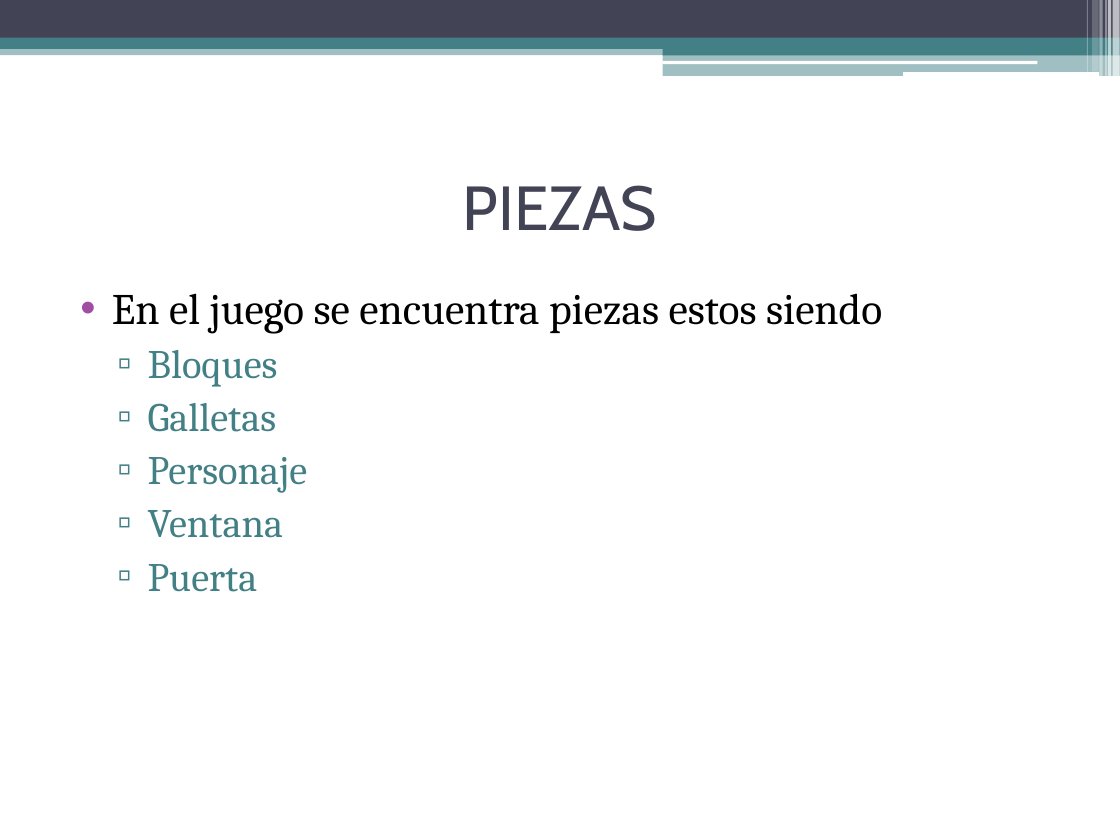
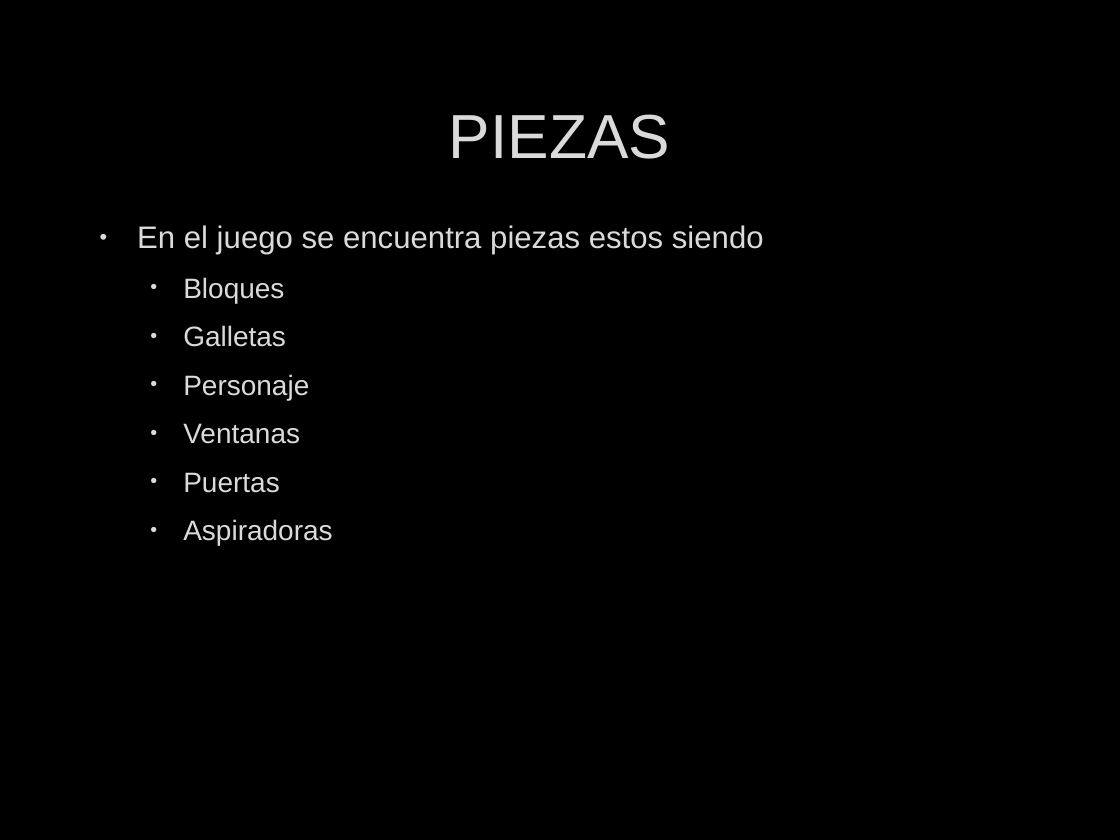
Before and after one commit to Elloko213/ProyectoJuegoGG, a slide deck: slide 7 of Recogiendo Galletas.pptx (slide 4 before the commit). Drawn at 1120x840 pixels with LibreOffice and Linux fonts; fonts in the diff are those of the drawing; background and template pictures are left out. Boxes give left, top, right and bottom in pixels: in the first picture for what was removed or moved away, otherwise in the second. Text is boxed around its words. In the diff, an @@ line names an element or a change of style, - is before the commit and + after.

```diff
--- a/Recogiendo Galletas.pptx
+++ b/Recogiendo Galletas.pptx
@@ background #FFFFFF to picture (left out) @@
@@ rectangle removed at (0,0,1120,38) @@
@@ rectangle removed at (1086,0,1088,72) @@
@@ rectangle removed at (1092,0,1099,72) @@
@@ rectangle removed at (1100,0,1103,76) @@
@@ rectangle removed at (1105,0,1107,76) @@
@@ rectangle removed at (1108,0,1111,76) @@
@@ rectangle removed at (1113,0,1120,76) @@
@@ rectangle removed at (0,45,1120,55) @@
@@ rectangle removed at (0,38,1120,49) @@
@@ rectangle removed at (663,44,1120,55) @@
@@ rectangle removed at (663,54,1120,76) @@
@@ title "PIEZAS": place and size @@
-title "PIEZAS" at (463,185,658,231)
+title "PIEZAS" at (449,114,670,159)
@@ title "PIEZAS" at (449,114,670,159): font Cabin to Arial, text colour #424456 to #DADADA, letter outline none to #404040 0.75 pt @@
@@ rounded rectangle removed at (662,60,1037,64) @@
@@ rounded rectangle removed at (903,72,1099,76) @@
@@ text "En el juego se encuentra ...": place and size @@
-text "En el juego se encuentra ..." at (112,293,882,592)
+text "En el juego se encuentra ..." at (137,225,764,545)
@@ text at (137,225,764,400): size 28 to 20 pt, text colour #000000 to #DADADA in "En el juego se encuentra piezas estos ..."; font Cambria to Arial, letter outline none to #404040 0.75 pt in "En el juego se encuentra piezas estos ...", "Bloques", "Galletas", "Personaje"; size 26 to 18 pt, text colour #438086 to #DADADA in "Bloques", "Galletas", "Personaje"; indent changed; more space between paragraphs; bullet colour #A04DA3 to #DADADA; bullet ▫ to •; bullet colour #438086 to #DADADA @@
@@ text at (183,423,332,545): text changed; size 26 to 18 pt; font Cambria to Arial; text colour #438086 to #DADADA @@
-  ▫ Ventana
-  ▫ Puerta
+  • Ventanas
+  • Puertas
+  • Aspiradoras
```
Also in this commit, not shown: 4 other slides changed, 10 slides added.
